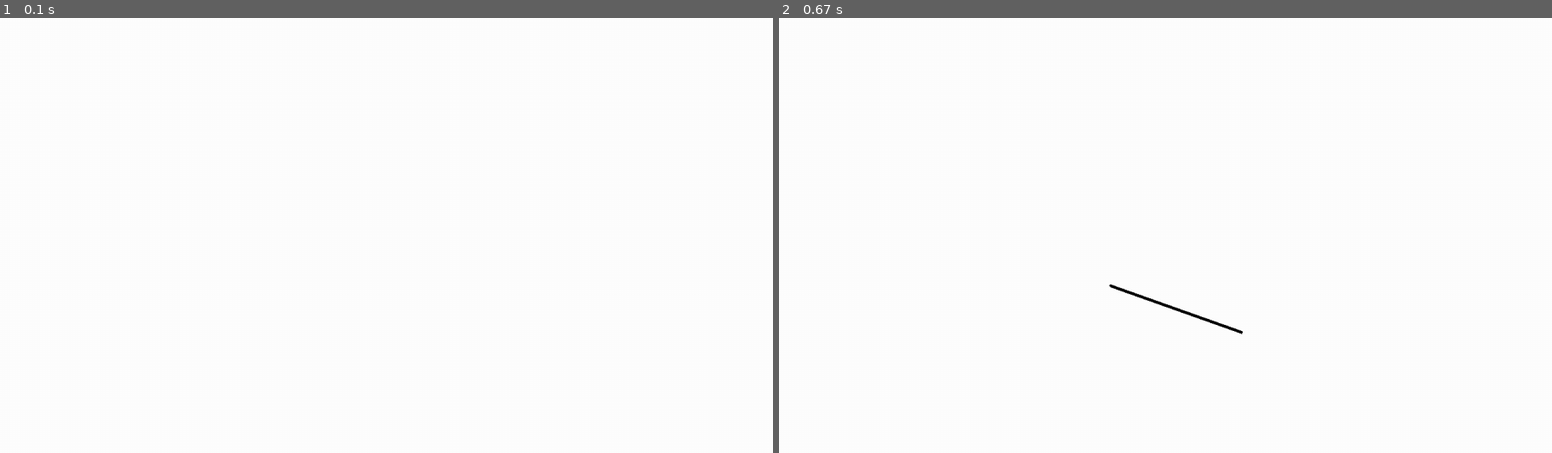
Above: before the commit, frames 1-2 (left to right).
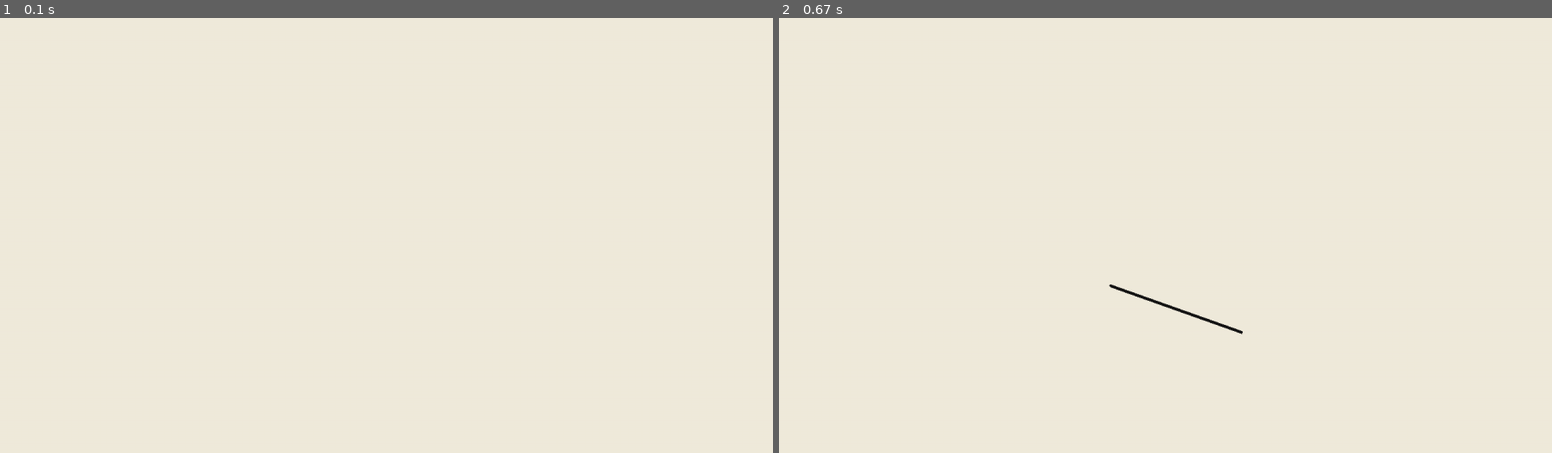
Above: after the commit, the same moments.

Repository: yosefk/Tinymation
Game: pygame game, started from pygame/tinymation.py
The game is run twice, just before and just after one commit, with the same random seed, the same clock (stepped at 60 frames per second) and the same inputs.
Inputs (mouse positions are in pixels of both pictures, inside the frame that each line leads up to):
- Up to frame 1 (0.1 s): no input
- Up to frame 2 (0.67 s): press the mouse at (979, 239) at 0.37 s; move the mouse to (1111, 283) at 0.47 s; release the mouse at (1242, 331) at 0.6 s

The runs differ from the first frame. In frame 1, 100% of the frame differs, in the area x 0-100%, y 0-100%; in frame 2, 100%.

Commit message:
added erasers of 3 sizes (cursor TBD)

Diff:
--- a/pygame/tinymation.py
+++ b/pygame/tinymation.py
@@ -3,18 +3,19 @@
 
 screen = pygame.display.set_mode((0, 0), pygame.FULLSCREEN)
 
-PEN = (0 , 0 , 0)
+PEN = (20, 20, 20)
+BACKGROUND = (240, 235, 220)
 WIDTH = 5
 CURSOR_SIZE = 150
 
-screen.fill((255,255,255))
+screen.fill(BACKGROUND)
 pygame.display.flip()
 
-def drawCircle( screen, x, y ):
-  pygame.draw.circle( screen, PEN, ( x, y ), WIDTH/2 )
+def drawCircle( screen, x, y, color, width):
+  pygame.draw.circle( screen, color, ( x, y ), width/2 )
 
-def drawLine(screen, pos1, pos2):
-  pygame.draw.line( screen, PEN, pos1, pos2, WIDTH )
+def drawLine(screen, pos1, pos2, color, width):
+  pygame.draw.line( screen, color, pos1, pos2, width )
 
 def load_cursor(file):
   surface = pg.image.load(file)
@@ -29,8 +30,8 @@
 pg.mouse.set_cursor(pencil_cursor)
 
 class HistoryItem:
-    def __init__(self, surface):
-        self.surface = surface
+    def __init__(self):
+        self.surface = screen.copy()
         self.minx = 10**9
         self.miny = 10**9
         self.maxx = -10**9
@@ -61,6 +62,29 @@
         self.surface = affected
         self.optimized = True
 
+class PenTool:
+    def __init__(self, color=PEN, width=WIDTH):
+        self.prev_drawn = None
+        self.color = color
+        self.width = width
+
+    def on_mouse_down(self):
+        history.append(HistoryItem())
+
+    def on_mouse_up(self):
+        self.prev_drawn = None
+        if history:
+            history[-1].optimize()
+
+    def on_mouse_move(self, x, y):
+       if history:
+            history[-1].affected(x-self.width,y-self.width,x+self.width,y+self.width)
+       if self.prev_drawn:
+            drawLine(screen, self.prev_drawn, (x,y), self.color, self.width)
+       drawCircle( screen, x, y, self.color, self.width )
+       self.prev_drawn = (x,y)
+
+tool = PenTool()
 history = []
 isPressed = False
 escape = False
@@ -71,31 +95,35 @@
     if event.type == pygame.KEYDOWN:
         if event.key == 27: # ESC pressed
             escape = True
-        elif event.key == ord(' '):
+
+        if isPressed:
+            continue # ignore keystrokes (except ESC) when a mouse tool is being used
+
+        if event.key == ord(' '): # undo
             if history:
                 history[-1].undo()
                 history.pop()
 
+        # TODO: condition on "adult mode"
+        elif event.key in [ord('e'), ord('E')]:
+            tool = PenTool(BACKGROUND, WIDTH)
+        elif event.key in [ord('r'), ord('R')]:
+            tool = PenTool(BACKGROUND, WIDTH*5)
+        elif event.key in [ord('t'), ord('T')]:
+            tool = PenTool(BACKGROUND, WIDTH*20)
+        elif event.key in [ord('b'), ord('B')]:
+            tool = PenTool()
+
     if event.type == pygame.MOUSEBUTTONDOWN:
-      history.append(HistoryItem(screen.copy()))
       isPressed = True
+      tool.on_mouse_down()
     elif event.type == pygame.MOUSEBUTTONUP:
       isPressed = False
-      if prevDrawn:
-          drawCircle(screen, *prevDrawn)
-      if history:
-          history[-1].optimize()
+      tool.on_mouse_up()
       pygame.display.flip()
-      prevDrawn = None
     elif event.type == pygame.MOUSEMOTION and isPressed == True:
       ( x, y ) = pygame.mouse.get_pos()       # returns the position of mouse cursor
-      if history:
-          history[-1].affected(x-WIDTH,y-WIDTH,x+WIDTH,y+WIDTH)
-      if prevDrawn:
-          drawLine(screen, prevDrawn, (x,y))
-      else:
-          drawCircle( screen, x, y )
-      prevDrawn = (x,y)
+      tool.on_mouse_move(x,y)
       pygame.display.flip()
    except:
     print('INTERNAL ERROR (printing and continuing)')
